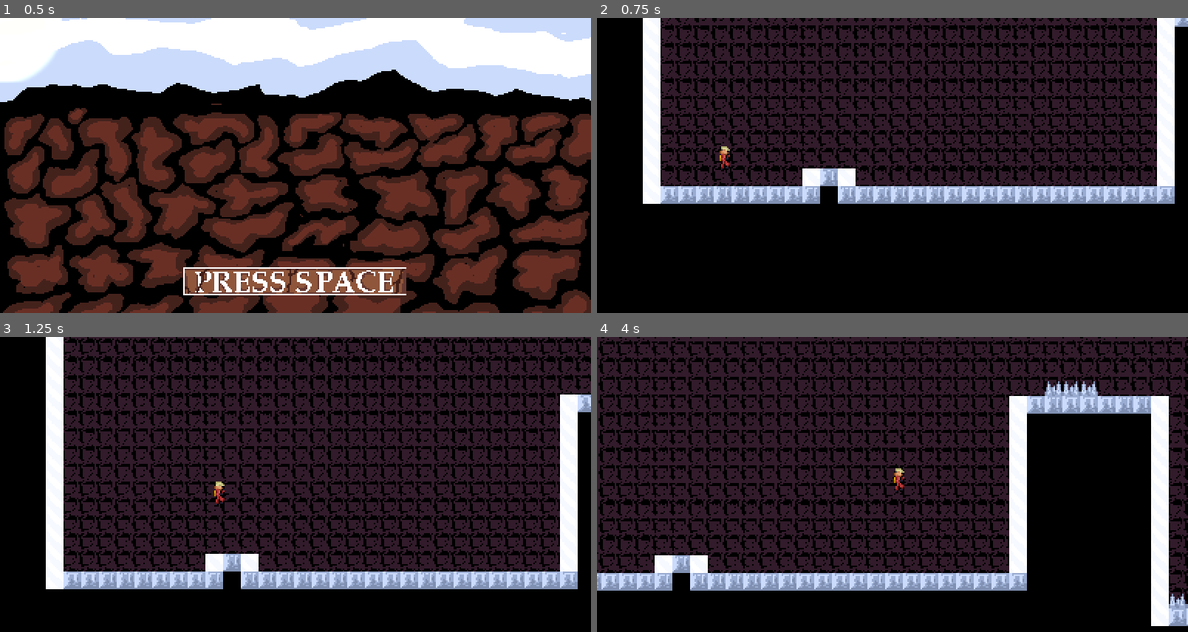
Above: before the commit, frames 1-4 (two rows, left to right).
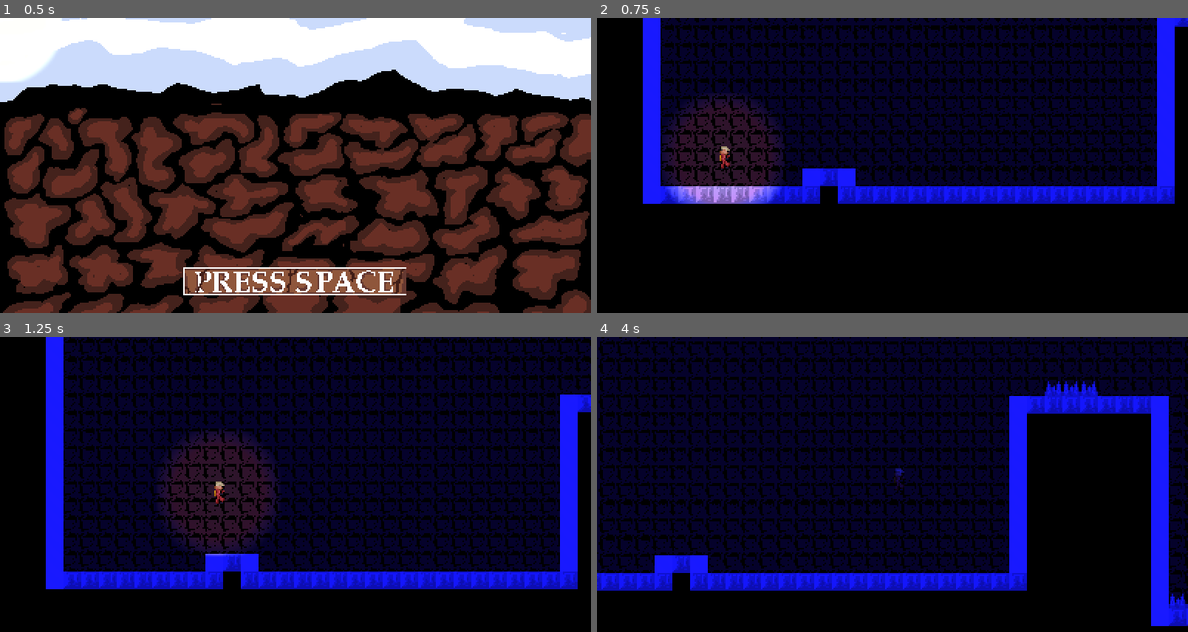
Above: after the commit, the same moments.

Repository: Mohamedyk10/inoxxtag-unclimb
Game: Godot game, scene res://main.tscn
Same seed, same stepped clock (60 frames per second), same inputs: the game is played once before the commit and once after it.
Inputs:
- Up to frame 1 (0.5 s): no input
- Up to frame 2 (0.75 s): tap Enter at 0.5 s; hold Right (RIGHT) from 0.53 s (still down); hold Space (JUMP) from 0.53 s (still down); tap E (USE_LANTERN, bound only after the commit) at 0.6 s
- Up to frame 3 (1.25 s): keep holding Right (RIGHT); keep holding Space (JUMP)
- Up to frame 4 (4 s): release Space (JUMP) at 1.28 s; tap Space (JUMP) at 1.35, 1.52, 1.82, 2.3, 3.02, 3.32 s; tap E (USE_LANTERN, bound only after the commit) at 1.55, 2.85, 3.6 s; release Right (RIGHT) at 2.03 s; hold Left (LEFT) 2.03-2.78 s; hold Shift (HOLD) 2.03-2.78 s; hold Right (RIGHT) from 2.78 s (still down); hold Space (JUMP) from 3.53 s (still down)

Frame 1 is identical in both runs. In frame 2, 38% of the frame differs, in the area x 7-100%, y 0-63%; in frame 3, 51%; in frame 4, 53%, in the area x 0-100%, y 0-98%.

Commit message:
Ajout dégats chute

Diff:
--- /dev/null
+++ b/inoxtag-unclimb/directional_light.gd
@@ -0,0 +1,12 @@
+extends DirectionalLight2D
+
+var player
+
+func _ready() -> void:
+	player = $"../Player"
+
+func _process(delta: float) -> void:
+	if player.game_started:
+		show()
+	else:
+		hide()
--- a/inoxtag-unclimb/main.tscn
+++ b/inoxtag-unclimb/main.tscn
@@ -1,10 +1,11 @@
-[gd_scene load_steps=6 format=3 uid="uid://ceql8b1jxod73"]
+[gd_scene load_steps=7 format=3 uid="uid://ceql8b1jxod73"]
 
 [ext_resource type="PackedScene" uid="uid://sclpth6g423y" path="res://player.tscn" id="1_ig7tw"]
 [ext_resource type="PackedScene" uid="uid://bgp7ds7q7ky7b" path="res://hud.tscn" id="3_h2yge"]
 [ext_resource type="PackedScene" uid="uid://b6a3pf41ax484" path="res://zip_line.tscn" id="4_1bvp3"]
 [ext_resource type="Script" uid="uid://wgftuiiht26" path="res://camera.gd" id="4_lquwl"]
 [ext_resource type="PackedScene" uid="uid://vgah4ipsh4je" path="res://levels.tscn" id="5_lquwl"]
+[ext_resource type="Script" uid="uid://cxr5vgmwa4ca5" path="res://directional_light.gd" id="6_7mycd"]
 
 [node name="Main" type="Node2D"]
 
@@ -25,8 +26,8 @@
 
 [node name="HUD" parent="." instance=ExtResource("3_h2yge")]
 
-[node name="DirectionalLight2D" type="DirectionalLight2D" parent="."]
-visible = false
+[node name="DirectionalLight" type="DirectionalLight2D" parent="."]
 color = Color(1, 1, 0, 1)
 energy = 0.9
 blend_mode = 1
+script = ExtResource("6_7mycd")
--- a/inoxtag-unclimb/player.gd
+++ b/inoxtag-unclimb/player.gd
@@ -10,6 +10,8 @@
 
 const START_COORDINATES = Vector2(250, 750)
 
+const MAX_HEIGHT = 10 * 48  # 10 blocs
+
 var hud
 
 var lantern_status = false
@@ -18,6 +20,7 @@
 var animation = ""
 var vertical_speed = 0
 var uses_ice_axe
+var highest_point
 
 var game_started = false
 var is_timed_out = false
@@ -39,9 +42,9 @@
 	lantern_status = false
 	zip_line_coefs = null
 	await get_tree().create_timer(1).timeout
+	global_position = Vector2(0, 0)
 	hud.show_game_over()
-	global_position = Vector2(0, 0)
-	await get_tree().create_timer(5).timeout
+	await get_tree().create_timer(3).timeout
 	hud.hide_game_over()
 	hud.show_hud()
 	is_timed_out = false
@@ -50,6 +53,7 @@
 	hud.hide_game_over()
 	hud.hide_hud()
 	global_position = START_COORDINATES
+	highest_point = global_position[1]
 	game_started = true
 
 
@@ -67,6 +71,14 @@
 		return
 	if not game_started:
 		return
+
+	if global_position[1] < highest_point:
+		highest_point = global_position[1]
+	if is_on_floor():
+		if global_position[1] - highest_point > MAX_HEIGHT:
+			game_over()
+	if is_on_floor() or is_on_wall():
+		highest_point = global_position[1]
 
 	if Input.is_action_just_pressed("USE_LANTERN"):
 		lantern_status = not(lantern_status)
--- a/inoxtag-unclimb/project.godot
+++ b/inoxtag-unclimb/project.godot
@@ -85,6 +85,11 @@
 "events": [Object(InputEventKey,"resource_local_to_scene":false,"resource_name":"","device":-1,"window_id":0,"alt_press …(195 unchanged characters)…
 ]
 }
+USE_LANTERN={
+"deadzone": 0.2,
+"events": [Object(InputEventKey,"resource_local_to_scene":false,"resource_name":"","device":-1,"window_id":0,"alt_pressed":false,"shift_pressed":false,"ctrl_pressed":false,"meta_pressed":false,"pressed":false,"keycode":0,"physical_keycode":69,"key_label":0,"unicode":101,"location":0,"echo":false,"script":null)
+]
+}
 
 [rendering]
 
--- a/inoxtag-unclimb/zip_line.gd
+++ b/inoxtag-unclimb/zip_line.gd
@@ -17,11 +17,9 @@
 	return (D - B) / (C - A) * x + B - (D - B) / (C - A) * A
 
 func _on_body_entered(body: Node2D) -> void:
-	print(body.name)
 	if body.name == "Player":
 		var x = body.global_position[0]
 		var y = f(x, coefs)
-		print(x, y)
 		body.global_position = Vector2(x, y)
 		body.move_and_slide()
 		body.zip_line_coefs = coefs
Not shown, added: inoxtag-unclimb/directional_light.gd.uid
